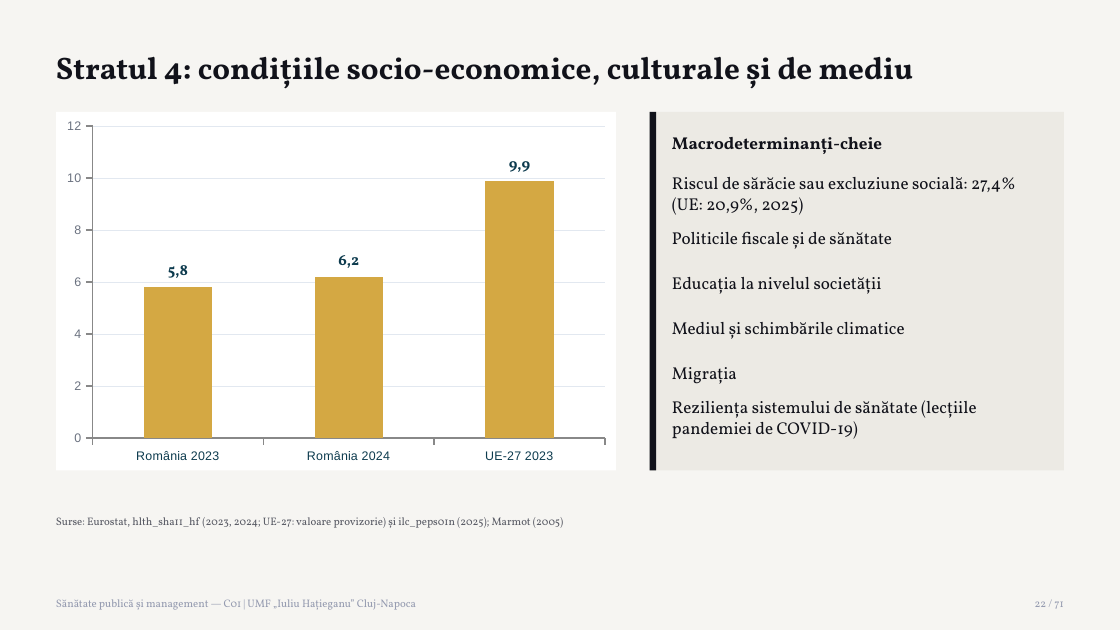
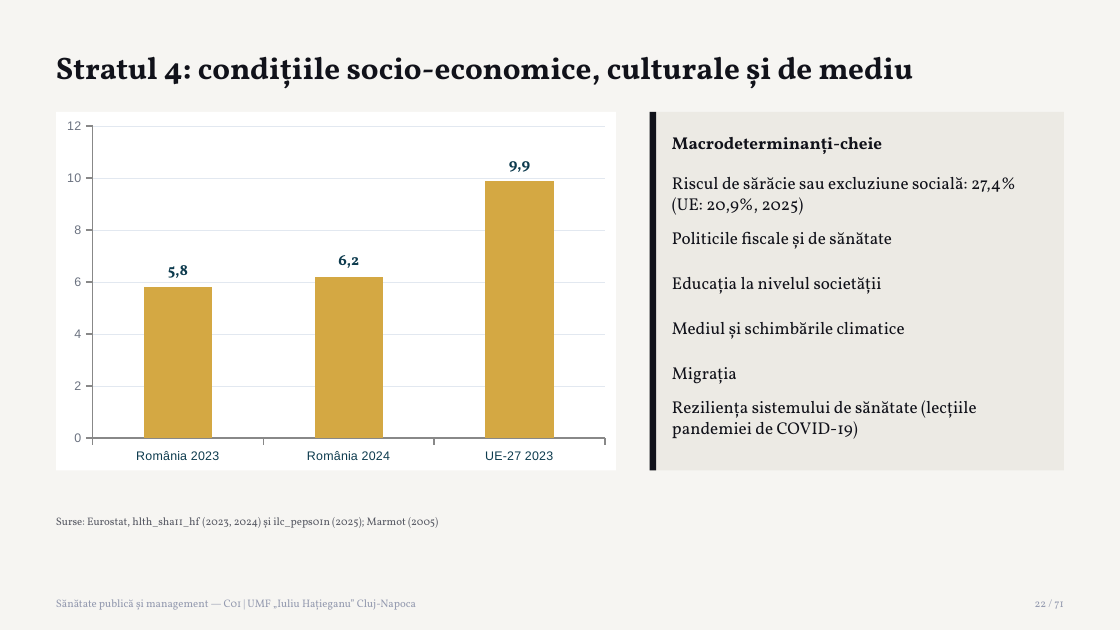
Before and after one commit to apana-prog/cursuri-umf, a slide deck: slide 22 of SPM_AMGIV/ro/fisiere/C01.pptx. Drawn at 1120x630 pixels with LibreOffice and Linux fonts; fonts in the diff are those of the drawing. Boxes give left, top, right and bottom in pixels: in the first picture for what was removed or moved away, otherwise in the second. Text is boxed around its words. In the diff, an @@ line names an element or a change of style, - is before the commit and + after.

```diff
--- a/SPM_AMGIV/ro/fisiere/C01.pptx
+++ b/SPM_AMGIV/ro/fisiere/C01.pptx
@@ text at (x1=56, y1=517, x2=438, y2=528): text changed @@
-Surse: Eurostat, hlth_sha11_hf (2023, 2024; UE-27: valoare provizorie) și ilc_peps01n (2025); Marmot (2005)
+Surse: Eurostat, hlth_sha11_hf (2023, 2024) și ilc_peps01n (2025); Marmot (2005)
```
Also in this commit, not shown: 1 other slide changed, 55 other files.
